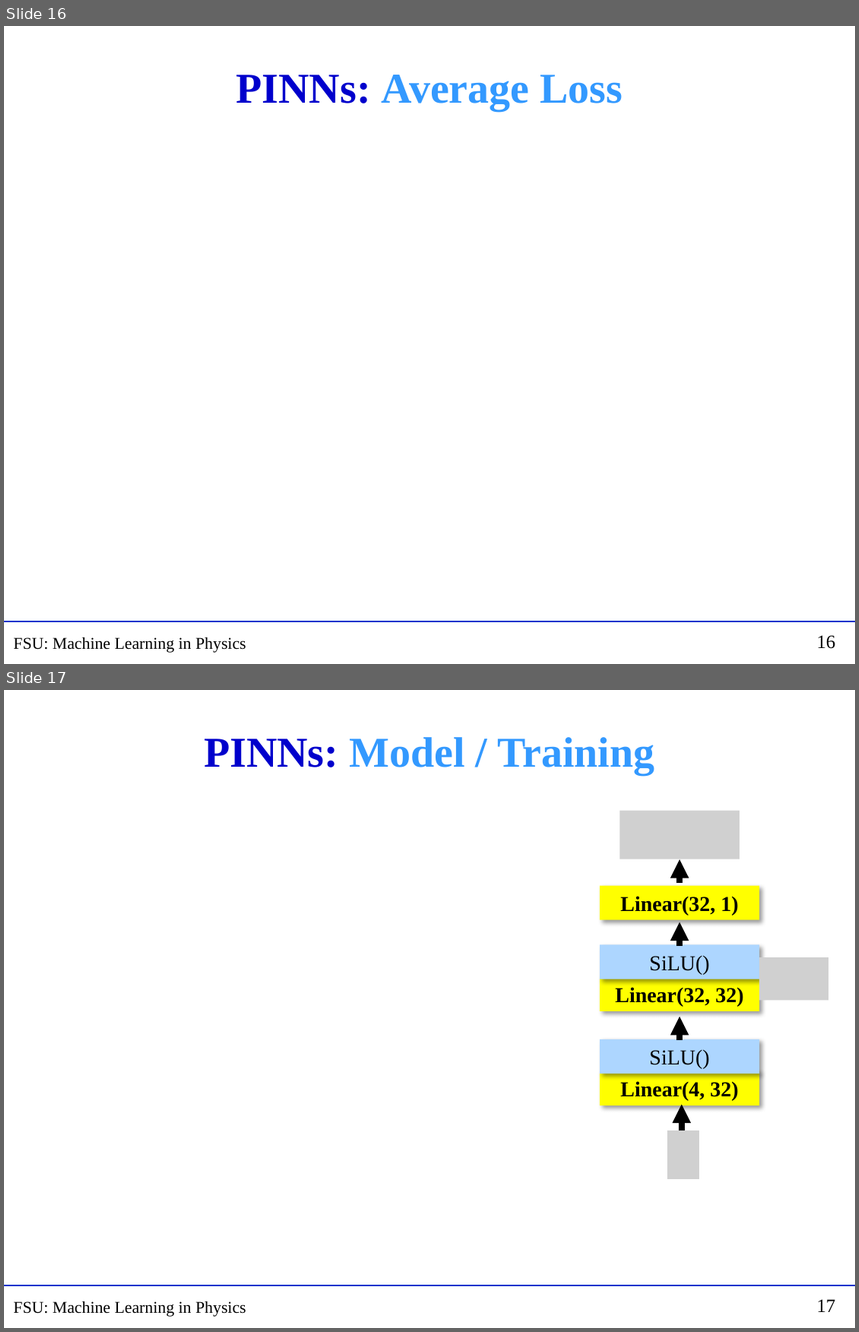
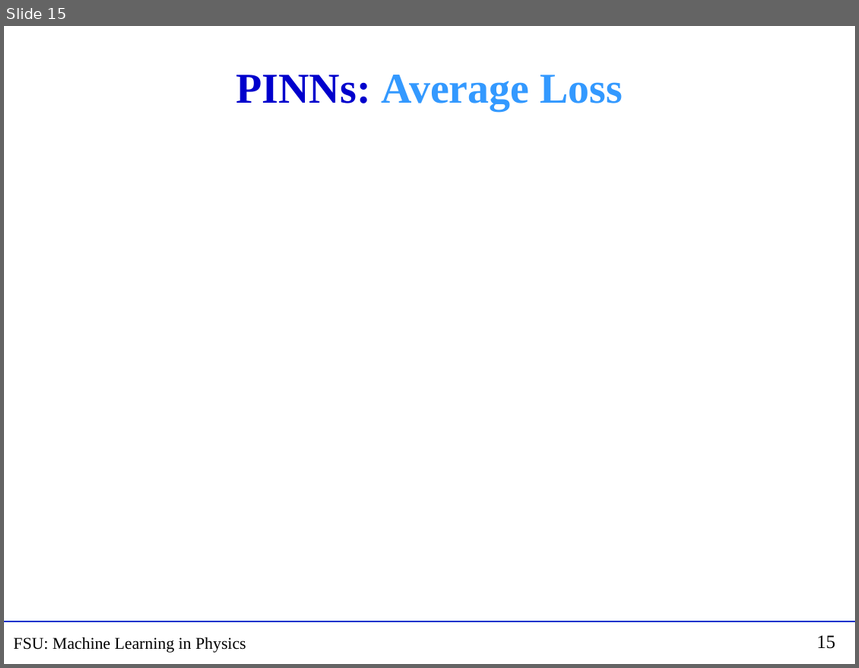
Before and after one commit to hbprosper/mlinphysics, a slide deck: Lectures/03.PINN/Lecture_PINN.pptx. Shown one above the other, each under a label of ours: slides 16 and 17 before the commit, slide 15 after it. The pictures are 859x1332 and 859x668 pixels, drawn with LibreOffice and Linux fonts; fonts in the diff are those of the drawing; grey boxes stand for pictures. Boxes give left, top, right and bottom in pixels: in the first picture for what was removed or moved away, otherwise in the second. Text is boxed around its words. In the diff, an @@ line names an element or a change of style, - is before the commit and + after.

```diff
--- a/Lectures/03.PINN/Lecture_PINN.pptx
+++ b/Lectures/03.PINN/Lecture_PINN.pptx
@@ slide 17 removed at (4, 690, 855, 1328), background #FFFFFF; not listed: 3 template elements that a slide beside it also shows @@
@@ title removed at (204, 737, 655, 775) @@
-PINNs: Model / Training
@@ group removed at (600, 811, 829, 1179): 5 rectangles, 4 arrows, 3 pictures @@
-Linear(4, 32)
-SiLU()
-Linear(32, 1)
-Linear(32, 32)
-SiLU()
@@ what was slide 16 is now slide 15 @@
@@ page number at (817, 636, 836, 649): text changed @@
-16
+15
```
Also in this commit, not shown: 7 slides changed, 1 slide added, 3 other slides removed, 14 other files.
